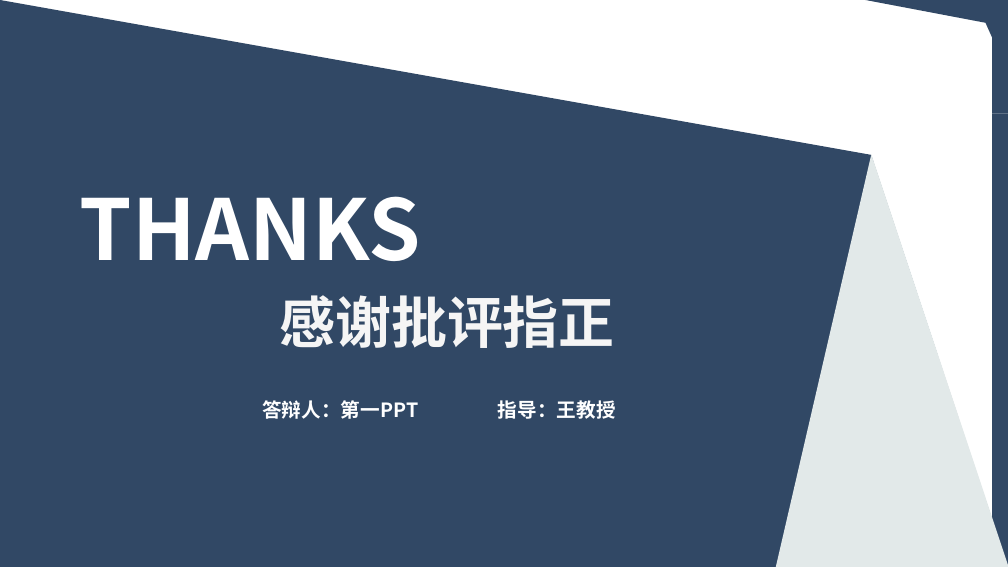
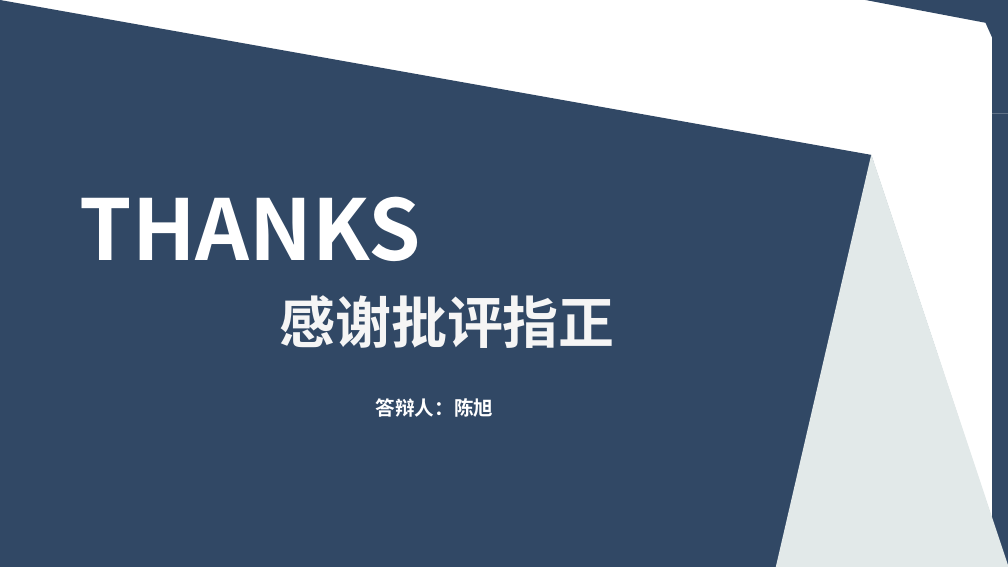
Before and after one commit to cx29/JavaWebSpace, a slide deck: slide 14 of demo/resources/报告/毕业论文答辩.pptx (slide 38 before the commit). Drawn at 1008x567 pixels with LibreOffice and Linux fonts; fonts in the diff are those of the drawing. Boxes give left, top, right and bottom in pixels: in the first picture for what was removed or moved away, otherwise in the second. Text is boxed around its words. In the diff, an @@ line names an element or a change of style, - is before the commit and + after.

```diff
--- a/demo/resources/报告/毕业论文答辩.pptx
+++ b/demo/resources/报告/毕业论文答辩.pptx
@@ text at bbox=[375, 398, 493, 417]: text changed @@
-答辩人：第一PPT
+答辩人：陈旭
@@ text removed at bbox=[498, 400, 616, 419] @@
-指导：王教授
```
Also in this commit, not shown: 7 other slides changed, 4 slides added, 29 slides removed.
